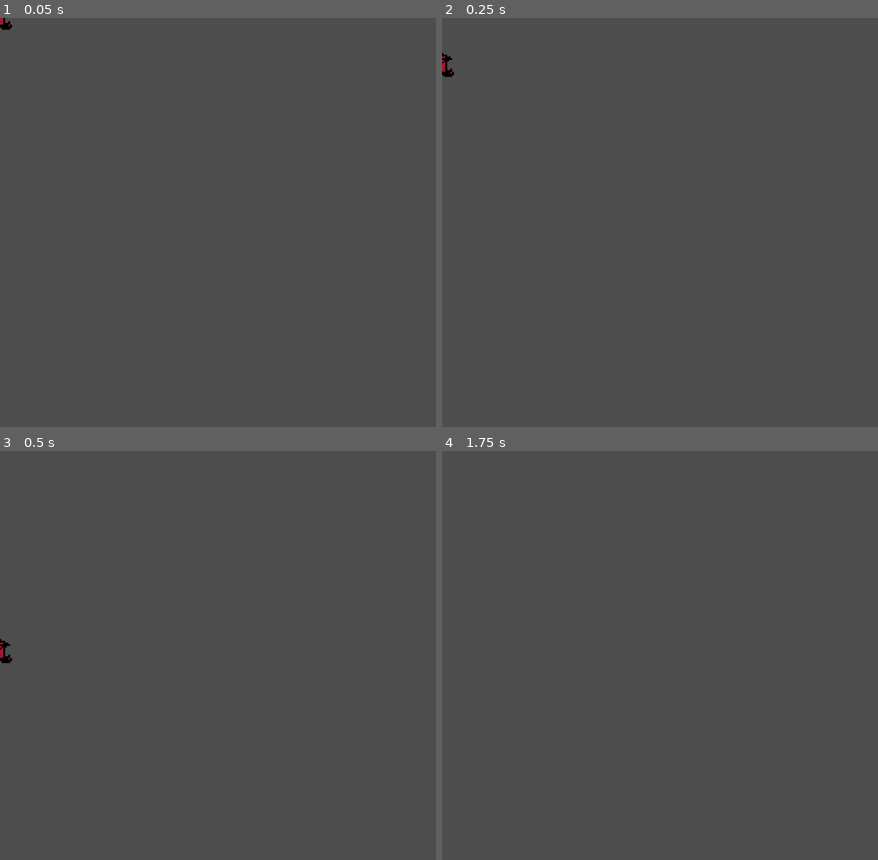
Above: before the commit, frames 1-4 (two rows, left to right).
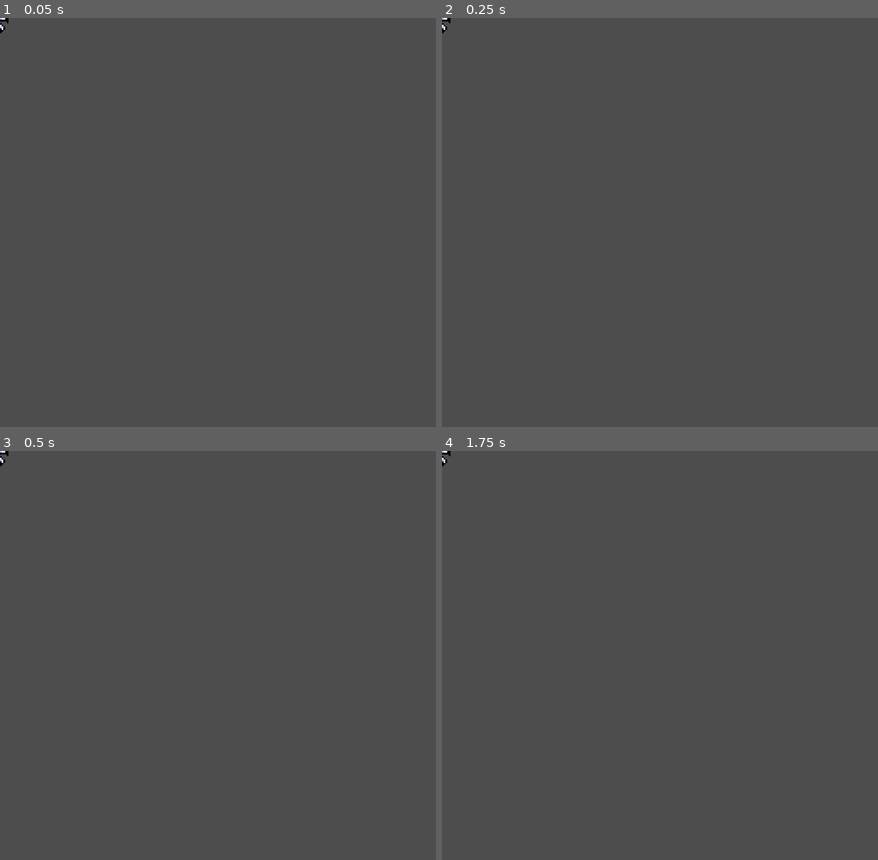
Above: after the commit, the same moments.

Repository: emchar1/Castlevania
Game: Godot game, scene res://scenes/enemy.tscn
The game is run twice, just before and just after one commit, with the same random seed, the same clock (stepped at 60 frames per second) and the same inputs. This scene is started directly instead of the project's main scene. Sound files missing from this copy of the repository are replaced by a short silence.
Inputs:
- Up to frame 1 (0.05 s): no input
- Up to frame 2 (0.25 s): no input
- Up to frame 3 (0.5 s): no input
- Up to frame 4 (1.75 s): hold D (move_right) from 0.53 s (still down); tap J (attack) at 0.6, 1.35 s; tap K (jump) at 0.77, 1.52 s; tap Enter at 1.25 s

The runs differ from the first frame. In frame 1, less than 0.1% of the frame differs, in the area x 0-3%, y 0-4%; in frame 2, 0.1%; in frame 3, 0.1%, in the area x 0-3%, y 0-52%; in frame 4, less than 0.1%.

Commit message:
Add flashing lights to level_zone during curse phase. Build movement_type callable function in enemy.gd which makes movement logic easier to separate by mob type. No groups, no flags, movement_type does it all!

Diff:
--- a/level_maps/level_zone.gd
+++ b/level_maps/level_zone.gd
@@ -34,8 +34,9 @@
 var all_tilemaps: Array
 var original_coords: Dictionary
 
-# var energia_bpm_interval: float = 60 / 133.6
-# var energia_length: float = 40 * 4
+var energia_tween: Tween
+var energia_bpm_interval: float = 60 / 133.6
+var energia_length: float = 40 * 4
 
 
 # FUNCTIONS
@@ -144,58 +145,65 @@
 func curse_activated(cursed: bool):
 	set_textures(cursed)
 
-	# if cursed:
-	# 	await get_tree().create_timer(1.0 + 3 * energia_bpm_interval).timeout
-
-	# 	var energia_range_last = energia_length - 1
-	# 	var color_index := 0
-	# 	var rhythm_index := 0
-
-	# 	var colors = [
-	# 		Color.RED,
-	# 		Color.GREEN,
-	# 		Color.CYAN,
-	# 		Color.MAGENTA
-	# 	]
-
-	# 	var rhythm = [
-	# 		{ "note_length": 4.0, "count": 1 * 1 },
-	# 		{ "note_length": 1.0, "count": 11 * 4 },
-	# 		{ "note_length": 4.0, "count": 2 * 1 },
-	# 		{ "note_length": 2.0, "count": 2 * 2 },
-	# 		{ "note_length": 1.0, "count": 1 * 4 },
-	# 		{ "note_length": 0.5, "count": 1 * 8 },
-	# 		{ "note_length": 0.25, "count": 2 * 16 },
-	# 		{ "note_length": 1.0, "count": 20 * 4 },
-	# 	]
-
-	# 	print("curse activated!")
-	# 	for i in range(energia_length):
-	# 		var note_count = rhythm[rhythm_index]["count"]
-	# 		var note_length = rhythm[rhythm_index]["note_length"]
-
-	# 		for _j in range(note_count):
-	# 			# Revert to orginal color at end of curse sequence
-	# 			if not CurseManager.active:
-	# 				color_textures(Color.WHITE)
-	# 				break
-
-	# 			# Last index also gets original color
-	# 			color_textures(colors[color_index] if i < energia_range_last else Color.WHITE)
-
-	# 			await get_tree().create_timer(energia_bpm_interval * note_length).timeout
-
-	# 			# Cycle through colors, resetting at end
-	# 			color_index += 1
-	# 			if color_index >= colors.size():
-	# 				color_index = 0
-
-	# 		# Same with rhythm...
-	# 		rhythm_index += 1
-	# 		if rhythm_index >= rhythm.size():
-	# 			rhythm_index = 0
-	# else:
-	# 	color_textures(Color.WHITE)
+	if cursed:
+		await get_tree().create_timer(1.0 + 2 * energia_bpm_interval).timeout
+
+		var energia_range_last = energia_length - 1
+		var color_index := 0
+		var rhythm_index := 0
+
+		var colors = [
+			Color.RED,
+			Color.GREEN,
+			Color.CYAN,
+			Color.MAGENTA
+		]
+
+		var rhythm = [
+			{ "note_length": 4.0, "count": 1 * 1, "should_fade": true },
+			{ "note_length": 1.0, "count": 11 * 4, "should_fade": false },
+			{ "note_length": 4.0, "count": 2 * 1, "should_fade": true },
+			{ "note_length": 2.0, "count": 2 * 2, "should_fade": true },
+			{ "note_length": 1.0, "count": 1 * 4, "should_fade": false },
+			{ "note_length": 0.5, "count": 1 * 8, "should_fade": false },
+			{ "note_length": 0.25, "count": 1 * 16, "should_fade": false },
+			{ "note_length": 0.125, "count": 1 * 32, "should_fade": false },
+			{ "note_length": 1.0, "count": 20 * 4, "should_fade": true },
+		]
+
+		for i in range(energia_length):
+			var note_length = rhythm[rhythm_index]["note_length"]
+			var note_count = rhythm[rhythm_index]["count"]
+			var should_fade = rhythm[rhythm_index]["should_fade"]
+
+			for _j in range(note_count):
+				# Revert to orginal color at end of curse sequence
+				if not CurseManager.active:
+					color_textures(Color.WHITE)
+					break
+
+				# Last index also gets original color
+				var flash_color = colors[color_index]
+
+				color_textures(
+					flash_color if i < energia_range_last else Color.WHITE,
+					should_fade,
+					note_length
+				)
+
+				await get_tree().create_timer(energia_bpm_interval * note_length).timeout
+
+				# Cycle through colors, resetting at end
+				color_index += 1
+				if color_index >= colors.size():
+					color_index = 0
+
+			# Same with rhythm...
+			rhythm_index += 1
+			if rhythm_index >= rhythm.size():
+				rhythm_index = 0
+	else:
+		color_textures(Color.WHITE)
 
 
 # TEXTURE FUNCTIONS
@@ -222,6 +230,18 @@
 			await get_tree().create_timer(0.05).timeout
 
 
-func color_textures(color: Color):
+func color_textures(color: Color, should_fade: bool = false, fade_out: float = 0.0):
 	for tilemap in all_tilemaps:
-		tilemap.modulate = Color.WHITE.lerp(color, 0.25)
+		tilemap.modulate = color
+
+		if energia_tween:
+			energia_tween.kill()
+
+		if should_fade:
+			energia_tween = create_tween()
+			energia_tween.tween_property(
+				tilemap,
+				"modulate",
+				Color.WHITE,
+				fade_out
+			)
--- a/scenes/enemy.tscn
+++ b/scenes/enemy.tscn
@@ -146,7 +146,7 @@
 [node name="AnimatedSprite2D" type="AnimatedSprite2D" parent="." unique_id=463126635]
 texture_filter = 1
 sprite_frames = SubResource("SpriteFrames_xwavj")
-animation = &"bat"
+animation = &"skeleton"
 
 [node name="CollisionShape2D" type="CollisionShape2D" parent="." unique_id=1308076128]
 position = Vector2(0, -1)
@@ -160,7 +160,7 @@
 debug_color = Color(1, 0, 1, 0.41960785)
 
 [node name="BatRayCast" type="RayCast2D" parent="." unique_id=1498958022]
-target_position = Vector2(128, 128)
+target_position = Vector2(64, 64)
 
 [node name="FloorRayCast" type="RayCast2D" parent="." unique_id=1753183563]
 target_position = Vector2(16, 16)
--- a/scripts/enemy.gd
+++ b/scripts/enemy.gd
@@ -24,13 +24,16 @@
 
 var timer: Timer
 var tween: Tween
+var movement_type: Callable
 var projectile_scene = preload("res://scenes/projectile.tscn")
 
 var orig_speed = 50.0
 var dir := 1.0
+
 var is_on_ground := false
 var was_on_ground := false
 var secondary_movement := false
+var should_chase := false
 
 
 # INIT FUNCTIONS
@@ -65,31 +68,37 @@
 			speed = 50
 			hp = 1
 			attack_dmg = 1
+			movement_type = _movement1
 		Type.SKELETON:
 			sprite.play("skeleton")
 			speed = 75
 			hp = 2
 			attack_dmg = 1
+			movement_type = _movement1
 		Type.SKELETON2:
 			sprite.play("skeleton2")
 			speed = 60
 			hp = 3
 			attack_dmg = 1
+			movement_type = _movement2
 		Type.FRANKENSTEIN:
 			sprite.play("frankenstein")
 			speed = 30
 			hp = 4
 			attack_dmg = 2
+			movement_type = _movement1
 		Type.SLIME:
 			sprite.play("slime")
 			speed = 10
 			hp = 1
 			attack_dmg = 1
+			movement_type = _movement1
 		Type.BAT:
 			sprite.play("bat_idle")
 			speed = 80
 			hp = 1
 			attack_dmg = 1
+			movement_type = _movement3
 
 	orig_speed = speed
 
@@ -144,9 +153,20 @@
 	queue_free()
 
 
-# HELPER FUNCTIONS
+# MOVEMENT FUNCTIONS
 
 func _handle_movement(delta: float):
+	if movement_type:
+		movement_type.call(delta)
+
+	# Update positions
+	ground_ray.target_position.x = abs(ground_ray.target_position.x) * dir
+	player_ray.target_position.x = abs(player_ray.target_position.x) * dir
+	bat_ray.target_position.x = abs(bat_ray.target_position.x) * dir
+	sprite.flip_h = dir < 0
+
+
+func _movement1(delta: float):
 	# Add the gravity.
 	if not is_on_floor():
 		velocity += get_gravity() * delta
@@ -159,8 +179,19 @@
 	was_on_ground = is_on_ground
 	is_on_ground = ground_ray.is_colliding()
 
-	if was_on_ground and not is_on_ground and type != Type.SKELETON2:
+	if was_on_ground and not is_on_ground:
 		change_directions()
+
+
+
+func _movement2(delta: float):
+	# Add the gravity.
+	if not is_on_floor():
+		velocity += get_gravity() * delta
+
+	# Handle movement
+	if is_on_floor():
+		velocity.x = speed * dir
 
 	# Player raycasting
 	if player_ray.is_colliding():
@@ -168,10 +199,16 @@
 	else:
 		secondary_movement = false
 
-	# Update positions
-	ground_ray.target_position.x = abs(ground_ray.target_position.x) * dir
-	player_ray.target_position.x = abs(player_ray.target_position.x) * dir
-	sprite.flip_h = dir < 0
+
+func _movement3(_delta: float):
+	# if should_chase:
+	# 	velocity.x = speed * dir
+
+	# Bat raycasting
+	if bat_ray.is_colliding():
+		should_chase = true
+		sprite.play("bat")
+		velocity.x = speed * dir
 
 
 func _player_detection_secondary_movement():
@@ -180,22 +217,23 @@
 
 	secondary_movement = true
 
-	if type == Type.SKELETON2:
-		if not is_on_floor():
-			return
-
-		var target = position + Vector2(randf_range(50.0, 100.0) * dir, 0.0)
-
-		velocity.x = -speed * dir
-		velocity.y = JUMP_FORCE
-
-		await get_tree().create_timer(0.25).timeout
-
-		var projectile = projectile_scene.instantiate()
-		projectile.position = position
-		get_parent().add_child(projectile)
-		projectile.launch_at(target)
-
+	if not is_on_floor():
+		return
+
+	var target = position + Vector2(randf_range(50.0, 100.0) * dir, 0.0)
+
+	velocity.x = -speed * dir
+	velocity.y = JUMP_FORCE
+
+	await get_tree().create_timer(0.25).timeout
+
+	var projectile = projectile_scene.instantiate()
+	projectile.position = position
+	get_parent().add_child(projectile)
+	projectile.launch_at(target)
+
+
+# MISC FUNCTIONS
 
 func _handle_collisions():
 	var bodies = player_detector.get_overlapping_bodies()
Not shown, changed: assets/sounds/energia.ogg
